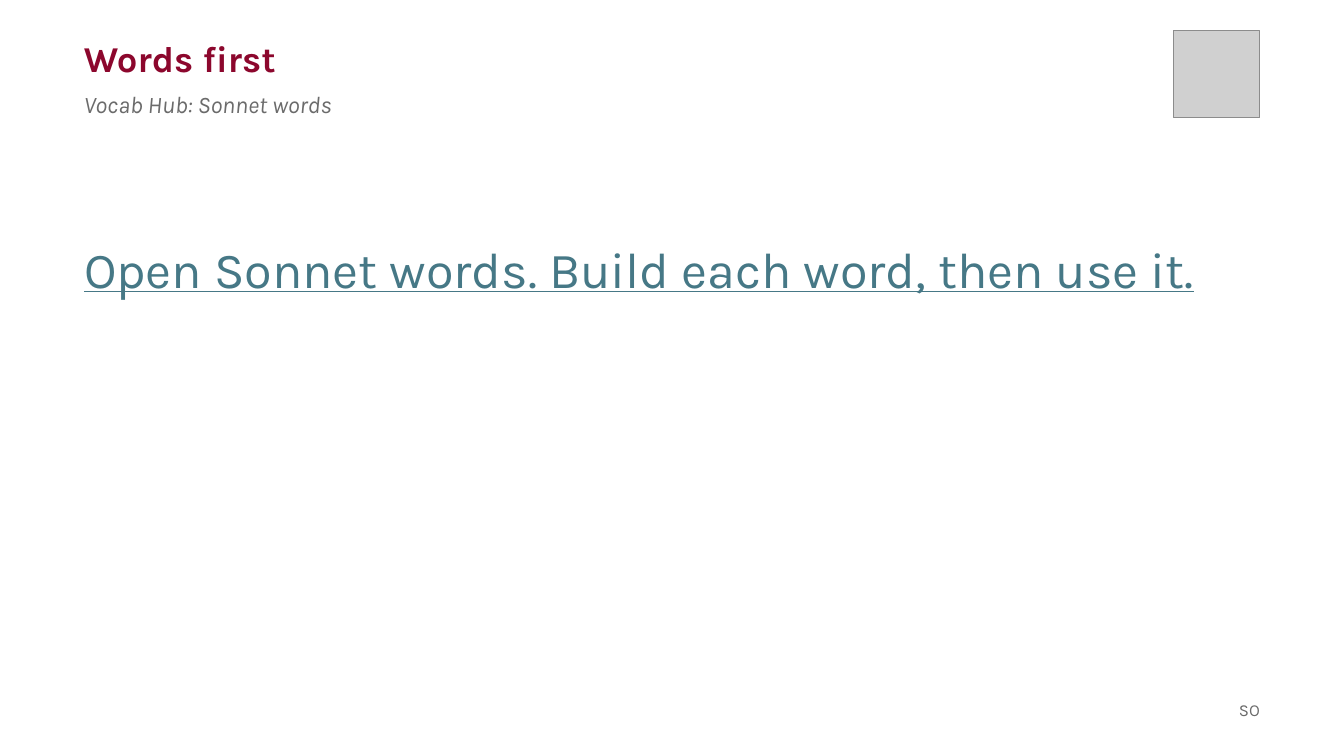
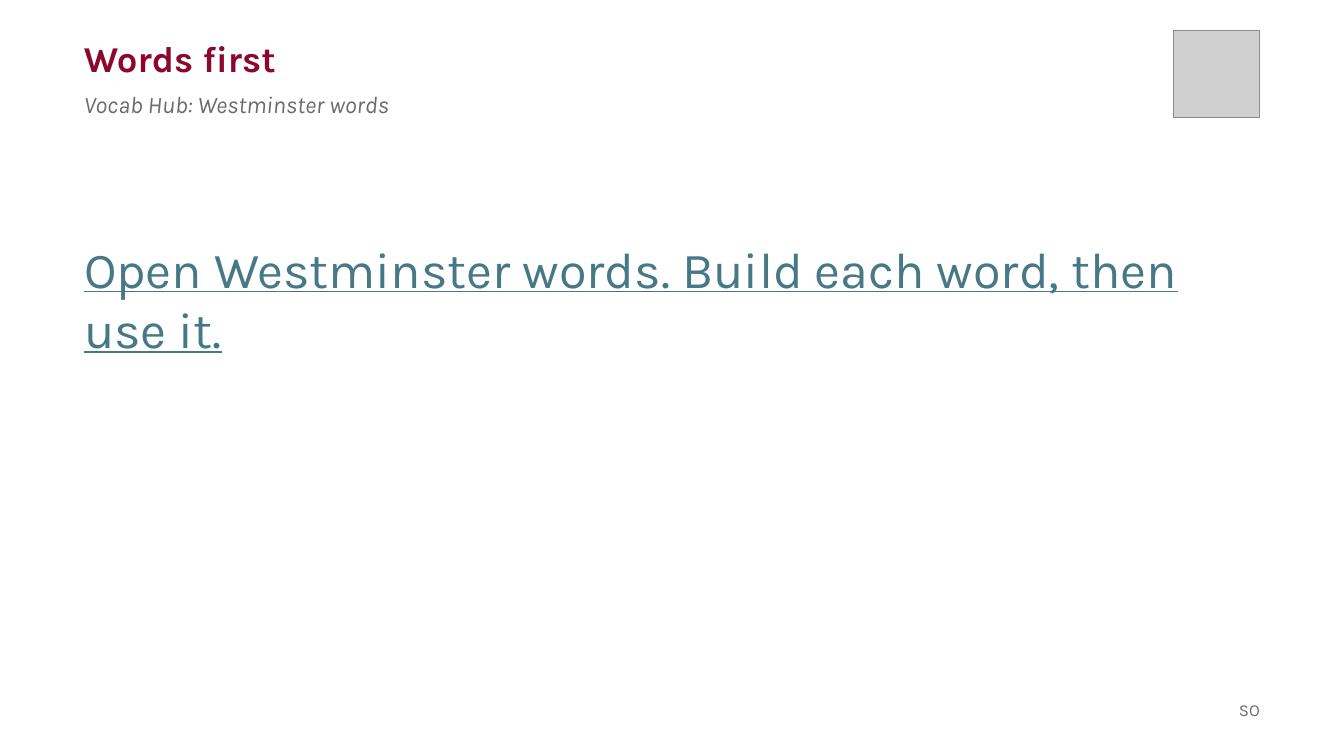
Before and after one commit to liaminhawai-cmd/Bone-Sparrow, a slide deck: slide 5 of SonnetsDeck.pptx. Drawn at 1344x756 pixels with LibreOffice and Linux fonts; fonts in the diff are those of the drawing; grey boxes stand for pictures. Boxes give left, top, right and bottom in pixels: in the first picture for what was removed or moved away, otherwise in the second. Text is boxed around its words. In the diff, an @@ line names an element or a change of style, - is before the commit and + after.

```diff
--- a/SonnetsDeck.pptx
+++ b/SonnetsDeck.pptx
@@ text at (84, 97, 388, 113): text changed @@
-Vocab Hub: Sonnet words
+Vocab Hub: Westminster words
@@ text at (84, 253, 1177, 353): text changed @@
-Open Sonnet words. Build each word, then use it.
+Open Westminster words. Build each word, then use it.
```
Also in this commit, not shown: 2 other slides changed, 2 slides added, 15 slides removed, 17 other files.
